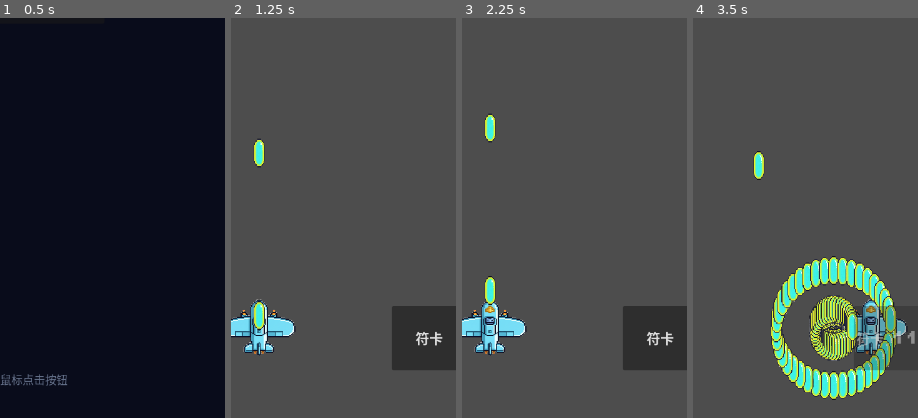
Above: before the commit, frames 1-4 (left to right).
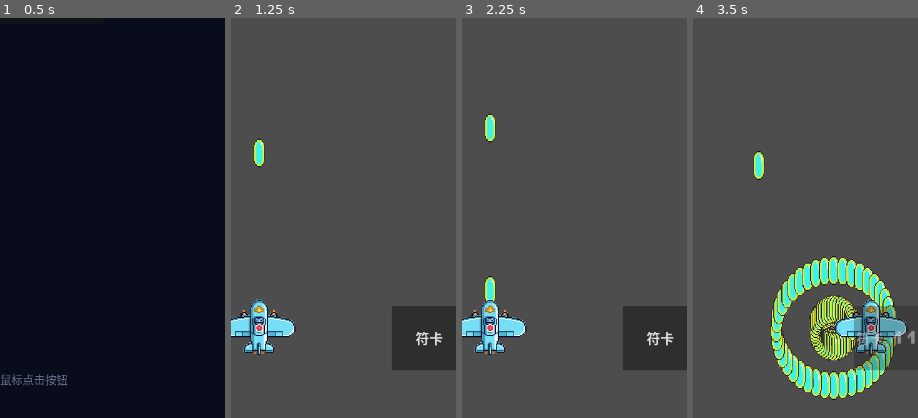
Above: after the commit, the same moments.

Repository: qingzhixing/plane-war
Game: Godot game, scene res://scenes/MainMenu.tscn
Same seed, same stepped clock (60 frames per second), same inputs: the game is played once before the commit and once after it. Sound files missing from this copy of the repository are replaced by a short silence.
Inputs (mouse positions are % of the whole screen's width and height, from its top left):
- Up to frame 1 (0.5 s): no input
- Up to frame 2 (1.25 s): click "开始游戏" at 0.5 s
- Up to frame 3 (2.25 s): click "暂停" at 1.25 s; click "继续" at 2 s
- Up to frame 4 (3.5 s): tap Enter at 2.75 s; move the mouse to (72, 45) at 2.77 s; hold D from 2.78 s (still down); tap P at 2.85 s; click (72, 45) at 2.92 s; tap Space at 3.02 s
The pictures show only the part of the screen within x 46-96%, y 50-100%; the shares and areas given below are measured in that part.

Frame 1 is identical in both runs. In frame 2, 0.3% of the frame differs, in the area x 9-16%, y 70-79%; in frame 3, 0.1%; in frame 4, 1.0%, in the area x 63-91%, y 70-84%.

Commit message:
🎮 ADD: 东方式判定点显示与碰撞缩小
Made-with: Cursor

Diff:
--- a/scenes/Player.tscn
+++ b/scenes/Player.tscn
@@ -5,9 +5,10 @@
 [ext_resource type="PackedScene" path="res://scenes/bullets/PlayerArrow.tscn" id="3_arrow"]
 [ext_resource type="PackedScene" path="res://scenes/bullets/PlayerBoomerang.tscn" id="4_boomerang"]
 [ext_resource type="Texture2D" uid="uid://dgocjs7westlh" path="res://assets/sprites/player/player_ship_base.png" id="5_tex"]
+[ext_resource type="Script" path="res://scripts/hit_judgement_visual.gd" id="6_hit"]
 
 [sub_resource type="CircleShape2D" id="CircleShape2D_3li8b"]
-radius = 37.831863
+radius = 14.0
 
 [node name="Player" type="CharacterBody2D" unique_id=1665526431]
 scale = Vector2(0.4, 0.4)
@@ -17,9 +18,14 @@
 bullet_scene_boomerang = ExtResource("4_boomerang")
 
 [node name="Sprite2D" type="Sprite2D" parent="." unique_id=1444472511]
+z_index = 1
 position = Vector2(-0.28250122, 0)
 scale = Vector2(0.4, 0.38)
 texture = ExtResource("5_tex")
 
 [node name="CollisionShape2D" type="CollisionShape2D" parent="." unique_id=1782819317]
 shape = SubResource("CircleShape2D_3li8b")
+
+[node name="HitJudgementVisual" type="Node2D" parent="."]
+script = ExtResource("6_hit")
+radius_pixels = 14.0
--- /dev/null
+++ b/scripts/hit_judgement_visual.gd
@@ -0,0 +1,19 @@
+extends Node2D
+## 与 Player 的 CircleShape2D 同半径；东方式红芯白边判定点。
+
+@export var radius_pixels: float = 14.0
+
+
+func _ready() -> void:
+	z_index = 24
+	queue_redraw()
+
+
+func _draw() -> void:
+	var r := radius_pixels
+	# 白环（外缘）
+	draw_arc(Vector2.ZERO, r, 0.0, TAU, 48, Color(1, 1, 1, 0.95), 2.0, true)
+	# 红芯
+	draw_circle(Vector2.ZERO, maxf(1.0, r - 2.5), Color(0.92, 0.15, 0.2, 0.92))
+	# 中心高光
+	draw_circle(Vector2.ZERO, maxf(0.5, r * 0.22), Color(1, 0.85, 0.85, 0.7))
